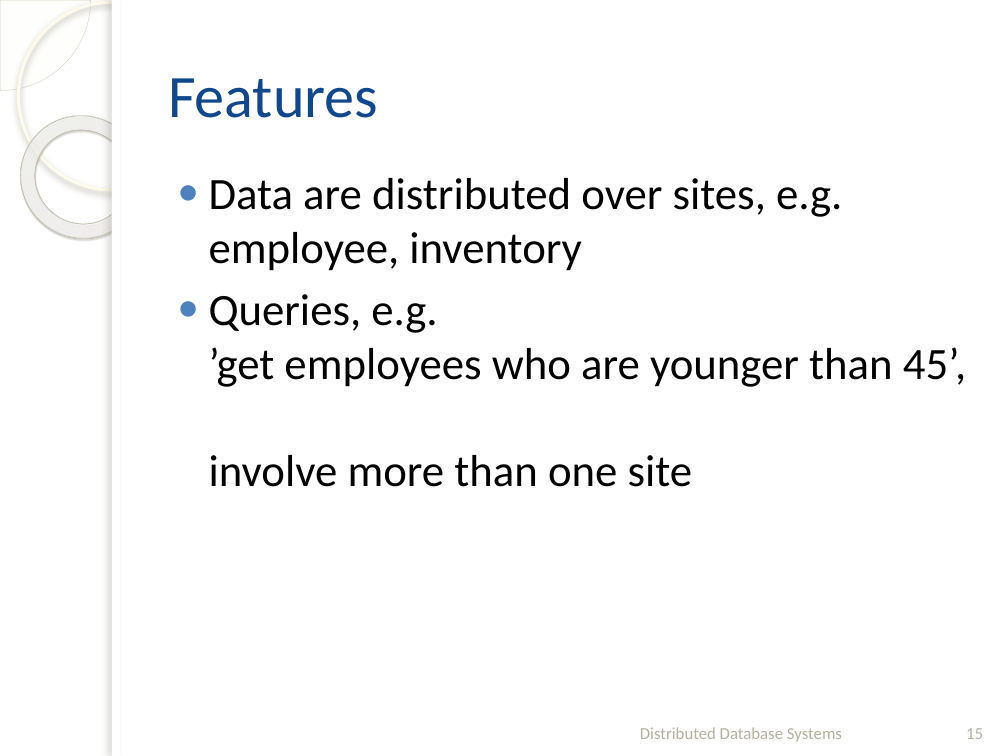
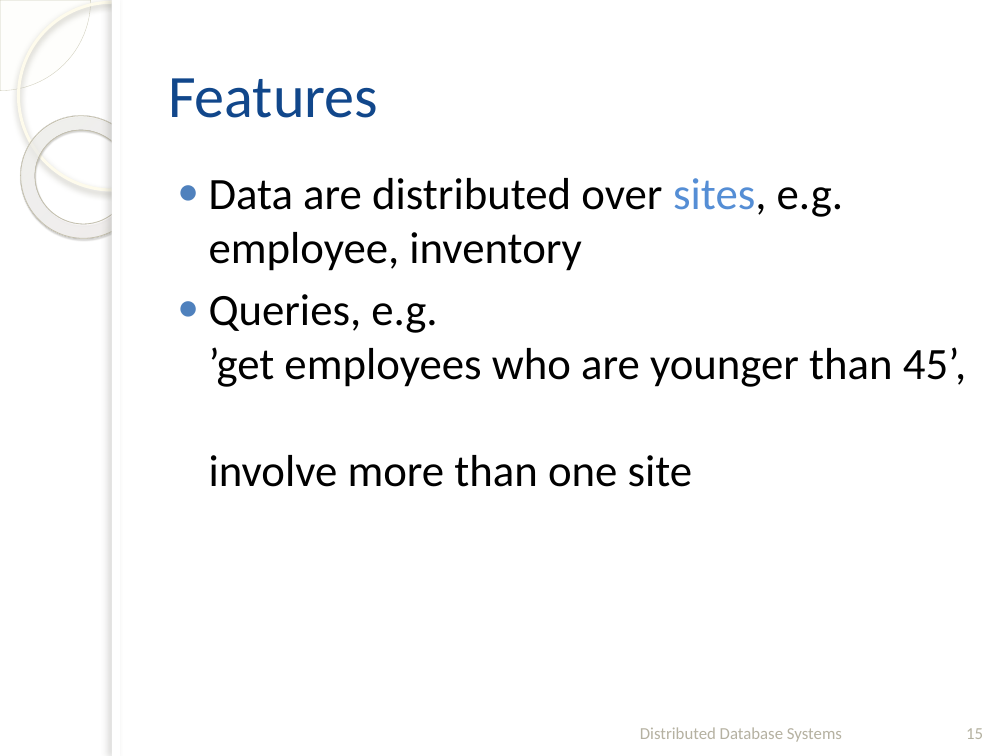
Before and after one commit to fanju1984/ddb, a slide deck: slide 15 of Fall_2020/Slides/01-Introduction.pptx. Drawn at 1008x756 pixels with LibreOffice and Linux fonts; fonts in the diff are those of the drawing; background and template pictures are left out. Boxes give left, top, right and bottom in pixels: in the first picture for what was removed or moved away, otherwise in the second. Text is boxed around its words. In the diff, an @@ line names an element or a change of style, - is before the commit and + after.

```diff
--- a/Fall_2020/Slides/01-Introduction.pptx
+++ b/Fall_2020/Slides/01-Introduction.pptx
@@ text at (x1=209, y1=178, x2=843, y2=271): text colour #000000 to #558ED5 in "sites," @@
```
Also in this commit, not shown: 13 other slides changed, 9 slides added, 7 slides removed, 7 other files.
